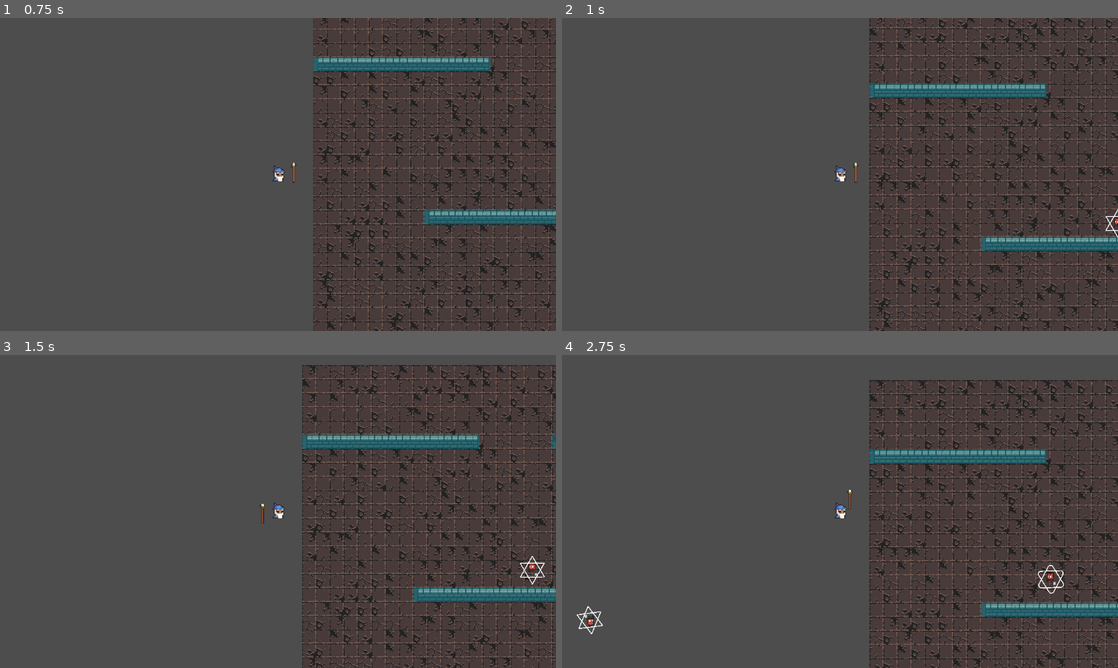
Above: before the commit, frames 1-4 (two rows, left to right).
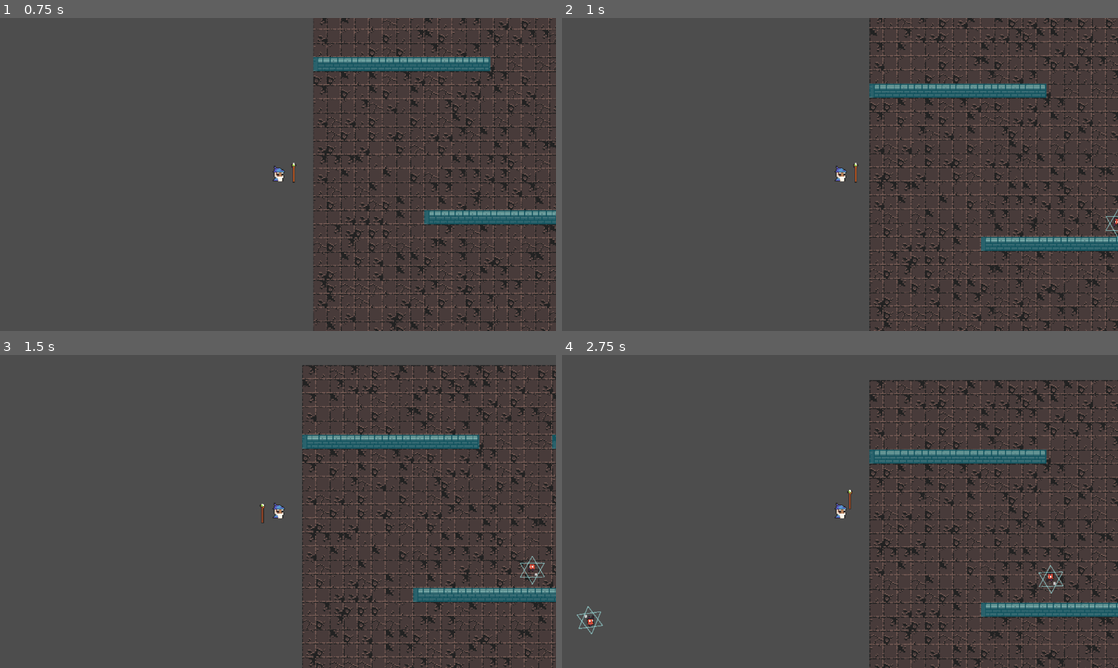
Above: after the commit, the same moments.

Repository: GianiStatie/GGJ-2025
Game: Godot game, scene res://main.tscn
The game is run twice, just before and just after one commit, with the same random seed, the same clock (stepped at 60 frames per second) and the same inputs. The engine's default icon, where the game draws it, is replaced by a stand-in: a white triangle on a blue panel in a dark square.
Inputs (mouse positions are in pixels of both pictures, inside the frame that each line leads up to):
- Up to frame 1 (0.75 s): tap Enter (ui_accept) at 0.5 s; move the mouse to (400, 158) at 0.52 s; hold W (up) from 0.53 s (still down); tap A (a) at 0.6 s
- Up to frame 2 (1 s): keep holding W (up); tap Enter (ui_accept) at 0.77 s; tap D (d) at 0.8 s
- Up to frame 3 (1.5 s): move the mouse to (166, 527) at 1.27 s; release W (up) at 1.28 s; hold S (down) from 1.28 s (still down); tap D (d) at 1.35 s
- Up to frame 4 (2.75 s): tap Enter (ui_accept) at 1.52 s; tap A (a) at 1.55, 2.1 s; move the mouse to (895, 442) at 2.02 s; release S (down) at 2.03 s; hold W (up) from 2.03 s (still down); tap D (d) at 2.3 s

Frame 1 is identical in both runs. In frame 2, less than 0.1% of the frame differs, in the area x 97-100%, y 61-71%; in frame 3, less than 0.1%; in frame 4, 0.3%, in the area x 2-91%, y 67-90%.

Commit message:
Fix conflicts

Diff:
--- a/enemies/enemy.gd
+++ b/enemies/enemy.gd
@@ -6,6 +6,7 @@
 var health: float = max_health : set = _on_health_changed
 var damage: float = 10
 var isPlayerCollision = false
+var effect = preload("res://effects/bubble_dead_particles.tscn")
 
 signal player_health_perc_changed(perc)
 
@@ -44,3 +45,6 @@
 
 func _on_bounce_timer_timeout() -> void:
 	isPlayerCollision = false
+
+func _on_tree_exiting() -> void:
+	Utils.instance_scene_on_main(effect, global_position)
--- a/enemies/enemy.tscn
+++ b/enemies/enemy.tscn
@@ -1,12 +1,8 @@
-[gd_scene load_steps=18 format=3 uid="uid://wsvpcb8bmere"]
+[gd_scene load_steps=14 format=3 uid="uid://wsvpcb8bmere"]
 
 [ext_resource type="Script" path="res://enemies/enemy.gd" id="1_chkg3"]
-[ext_resource type="Texture2D" uid="uid://cuvhrh8lndffd" path="res://icon.svg" id="2_0t1lc"]
-[ext_resource type="Script" path="res://enemies/enemy_shape.gd" id="2_b7ssp"]
-[ext_resource type="Texture2D" uid="uid://cfppeqv7didkn" path="res://assets/dungeon/0x72_DungeonTilesetII_v1.7.png" id="2_tvphr"]
-[ext_resource type="Script" path="res://effects/pentagram_bubble.gd" id="3_1eg8g"]
-[ext_resource type="Script" path="res://effects/pentagram_shape_outline.gd" id="6_4wrrt"]
-[ext_resource type="Script" path="res://effects/pentagrm_collision_shape.gd" id="7_oj6kt"]
+[ext_resource type="Texture2D" uid="uid://bdho1ync2u4xu" path="res://assets/dungeon/0x72_DungeonTilesetII_v1.7.png" id="2_tvphr"]
+[ext_resource type="PackedScene" uid="uid://d0gi0k6jkf05m" path="res://effects/pentagram_bubble.tscn" id="3_28lgp"]
 
 [sub_resource type="AtlasTexture" id="AtlasTexture_5yig8"]
 atlas = ExtResource("2_tvphr")
@@ -91,49 +87,10 @@
 position = Vector2(0, 2)
 shape = SubResource("RectangleShape2D_drcl6")
 
-[node name="PentagramBubble" type="Node2D" parent="."]
-script = ExtResource("3_1eg8g")
-
-[node name="Shape" type="Polygon2D" parent="PentagramBubble"]
-visible = false
-rotation = 1.0472
-polygon = PackedVector2Array(13.8564, 8, 13.8564, 8, 13.8564, 8, 13.8564, 8, 13.8564, 8, 13.8564, 8, 13.8564, 8, -13.8564, 8, -13.8564, 8, -13.8564, 8, -13.8564, 8, -13.8564, 8, -13.8564, 8, -13.8564, 8, 0, -16, 0, -16, 0, -16, 0, -16, 9.79718e-16, -16, 0, -16, 0, -16, 0, -16, 0, -16, 13.8564, 8)
-script = ExtResource("2_b7ssp")
-
-[node name="Icon" type="Sprite2D" parent="PentagramBubble"]
-modulate = Color(100, 100, 100, 0.715)
-position = Vector2(-4, -5)
-scale = Vector2(0.0234375, 0.0234375)
-texture = ExtResource("2_0t1lc")
-
-[node name="ShapeOutline" type="Line2D" parent="PentagramBubble"]
-rotation = 1.0472
-points = PackedVector2Array(-13.9282, 8.12436, 0.0717959, -16.1244, 13.8564, 8)
-closed = true
-width = 1.0
-joint_mode = 2
-begin_cap_mode = 2
-end_cap_mode = 2
-script = ExtResource("6_4wrrt")
-
-[node name="ShapeOutline2" type="Line2D" parent="PentagramBubble"]
-points = PackedVector2Array(-13.9282, 8.12436, 0.0717959, -16.1244, 13.8564, 8)
-closed = true
-width = 1.0
-joint_mode = 2
-begin_cap_mode = 2
-end_cap_mode = 2
-script = ExtResource("6_4wrrt")
-
-[node name="ShapeCollisionShape" type="CollisionPolygon2D" parent="PentagramBubble"]
-disabled = true
-script = ExtResource("7_oj6kt")
-
 [node name="BounceTimer" type="Timer" parent="."]
 one_shot = true
 
-[connection signal="player_health_perc_changed" from="." to="PentagramBubble" method="_on_enemy_player_health_perc_changed"]
-[connection signal="shape_changed" from="PentagramBubble/Shape" to="PentagramBubble/ShapeOutline" method="_on_shape_shape_changed"]
-[connection signal="shape_changed" from="PentagramBubble/Shape" to="PentagramBubble/ShapeOutline2" method="_on_shape_shape_changed"]
-[connection signal="shape_changed" from="PentagramBubble/Shape" to="PentagramBubble/ShapeCollisionShape" method="_on_shape_shape_changed"]
+[node name="PentagramBubble" parent="." instance=ExtResource("3_28lgp")]
+
+[connection signal="tree_exiting" from="." to="." method="_on_tree_exiting"]
 [connection signal="timeout" from="BounceTimer" to="." method="_on_bounce_timer_timeout"]
Not shown: 1 places in effects/pentagram_bubble.tscn that only renumber resources
Not shown: 1 places in main.tscn that only renumber resources
Not shown: 1 places in player/attacks/attack1.tscn that only renumber resources
Not shown: 1 places in player/player.tscn that only renumber resources
